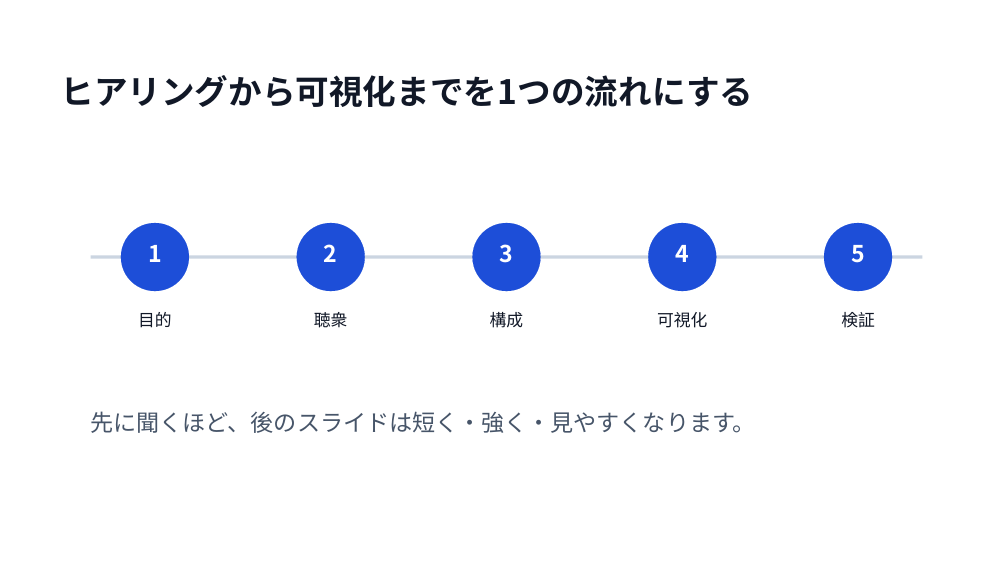
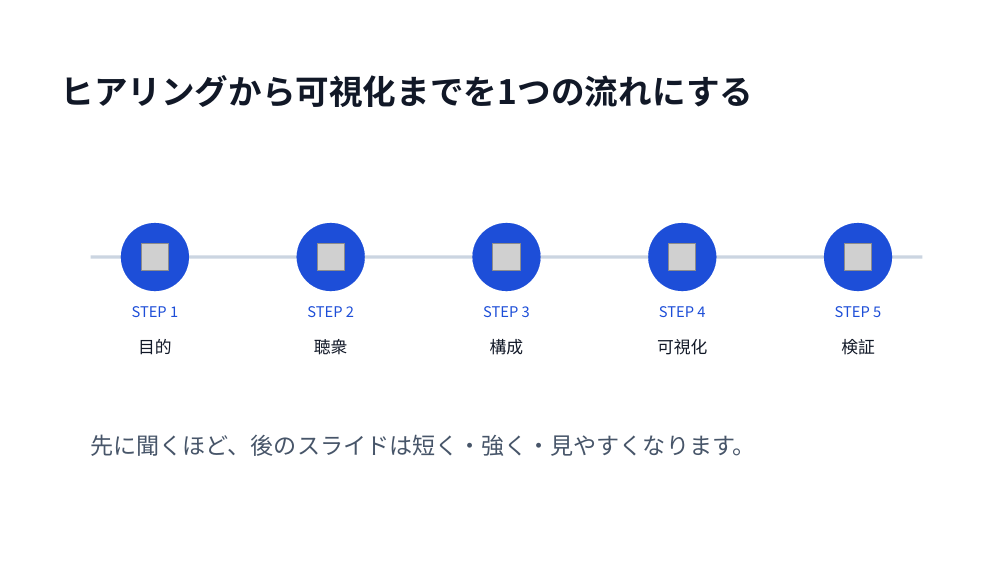
Before and after one commit to murasamelabo/pptcreater, a slide deck: slide 2 of samples/pptcreater-overview.pptx. Drawn at 1008x567 pixels with LibreOffice and Linux fonts; fonts in the diff are those of the drawing; grey boxes stand for pictures; background and template pictures are left out. Boxes give left, top, right and bottom in pixels: in the first picture for what was removed or moved away, otherwise in the second. Text is boxed around its words. In the diff, an @@ line names an element or a change of style, - is before the commit and + after.

```diff
--- a/samples/pptcreater-overview.pptx
+++ b/samples/pptcreater-overview.pptx
@@ picture added at (141,243,169,271) @@
@@ picture added at (318,243,345,271) @@
@@ picture added at (493,243,520,271) @@
@@ picture added at (669,243,696,271) @@
@@ picture added at (845,243,872,271) @@
@@ text at (132,306,178,317): text changed; size 22 to 14 pt; text colour #FFFFFF to #1D4ED8; bold off @@
-1
+STEP 1
@@ text at (307,306,354,317): text changed; size 22 to 14 pt; text colour #FFFFFF to #1D4ED8; bold off @@
-2
+STEP 2
@@ text at (483,306,530,317): text changed; size 22 to 14 pt; text colour #FFFFFF to #1D4ED8; bold off @@
-3
+STEP 3
@@ vertical alignment middle to top in 5 elements at (307,306,354,317), (483,306,530,317), (132,306,178,317), (835,306,881,317), (659,306,705,317) @@
@@ text at (659,306,705,317): text changed; size 22 to 14 pt; text colour #FFFFFF to #1D4ED8; bold off @@
-4
+STEP 4
@@ text at (835,306,881,317): text changed; size 22 to 14 pt; text colour #FFFFFF to #1D4ED8; bold off @@
-5
+STEP 5
@@ 6 texts: place and size @@
-6 texts at (91,312,875,433)
+6 texts at (91,339,875,456)
```
Also in this commit, not shown: 3 other slides changed, 11 other files.
